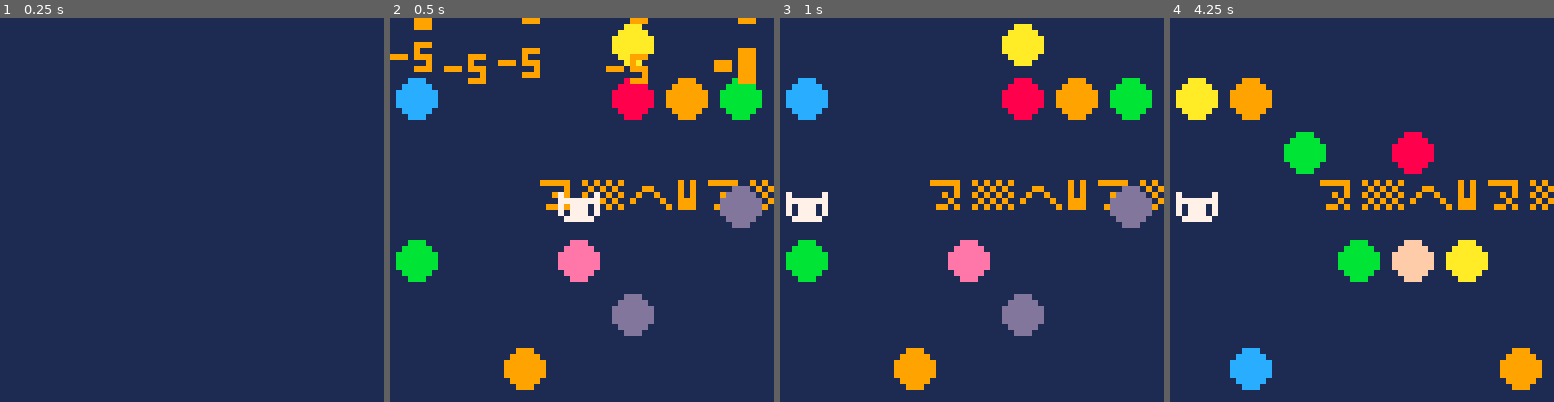
Above: before the commit, frames 1-4 (left to right).
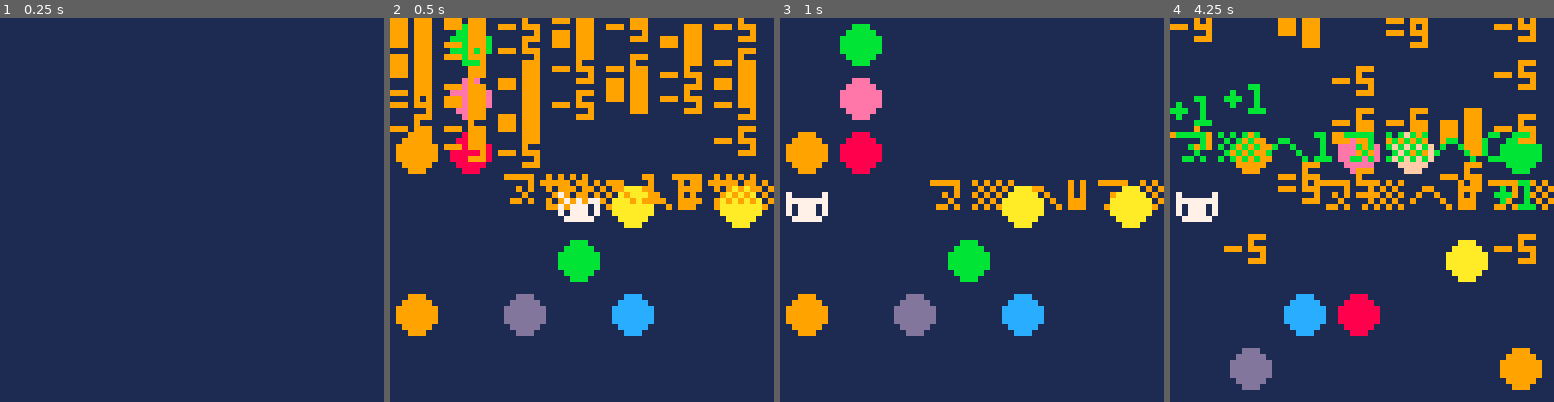
Above: after the commit, the same moments.

Repository: pancelor/bubble-cat
Game: PICO-8 cartridge min.p8
The game is run twice, just before and just after one commit, with the same random seed, the same clock (stepped at 60 frames per second) and the same inputs.
Inputs:
- Up to frame 1 (0.25 s): no input
- Up to frame 2 (0.5 s): tap X (X key) at 0.33 s
- Up to frame 3 (1 s): tap O (Z key) at 0.7 s
- Up to frame 4 (4.25 s): tap X (X key) at 1.07, 1.85, 2.97, 4.08 s; hold Right 1.6-2.1 s; tap O (Z key) every 0.4 s from 1.7 to 4.1 s; hold Up 2.15-2.42 s; hold Right 2.47-3.03 s; hold Left 3.08-3.58 s; hold Down 3.63-3.97 s; hold Right from 4.02 s (still down)

Frame 1 is identical in both runs. In frame 2, 24% of the frame differs, in the area x 0-97%, y 0-97%; in frame 3, 15%; in frame 4, 18%.

Commit message:
cleanup; 630

Diff:
--- a/min.lua
+++ b/min.lua
@@ -1,13 +1,3 @@
-function foo(i)
- if i then pq(i,bln) end
- s=""
- for i=2,bln,2 do
-  s..=qq(peek(i,2))..","
- end
- s..=qq("(pl:",px,py,")")
- pq(s)
-end
-
 poke(13-😐,3)sc=0sz=0fl={}rf=circfill
 ::g::bln,fc=0px=3py=3
 for j=0,12do
@@ -22,10 +12,9 @@
 ty=abs(px-3)>3or abs(py-3)>3?"🐱",px*9+1,py*9+2,7
 for i=bln,2,-2do
 d=q and"-5"v=@(i+1)*9u=@i*9rf(u+4,v+4,3,i/2|8)
-if(py==v\9and @i==px)foo(i)ty=1poke2(i,%bln)bln-=2foo()d="+1"?"⁷i6v1d1"
-if(bln<1)d="+10"?"⁷ceg4⁶4"
+if(py==v\9and @i==px)ty=1poke2(i,%bln)bln-=2d="+1"?"⁷i6v1d1"
+if(bln<1)q=1d="+10"?"⁷ceg4⁶4"
 if(d)add(fl,{d,u,v,d*11})sz+=d
--- if(py==v\9and @i==px)break
 end
 if(ty)px,py,fc=ox,oy
 for f in all(fl)do
